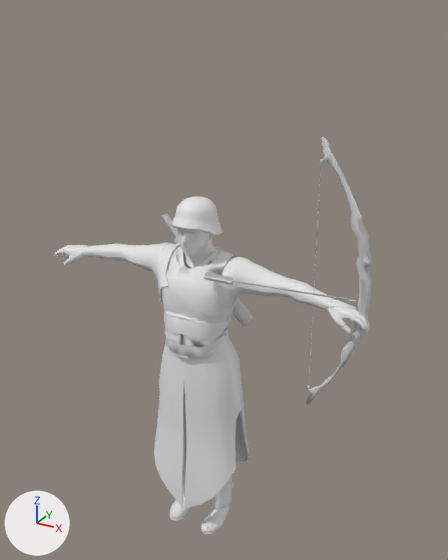
The FBX model blender/model_mercenary/model_mercenary_lessfaces.fbx: old version first, new version second.
Before and after are seen from a camera (50 mm lens) standing at (15.9, -26.5, 29.8) and looking at (0.7, 1.0, 16.0). Lighting does not change. The marker at lower left points along +X, +Y and +Z. Where no turn or scale is listed for an object, it has been applied to the vertices. Vertices at the same position are counted once.

In view in the first picture: 'Bow', 'Torso', 'arms', 'face', 'feets', 'hands', 'hat', 'legs'.
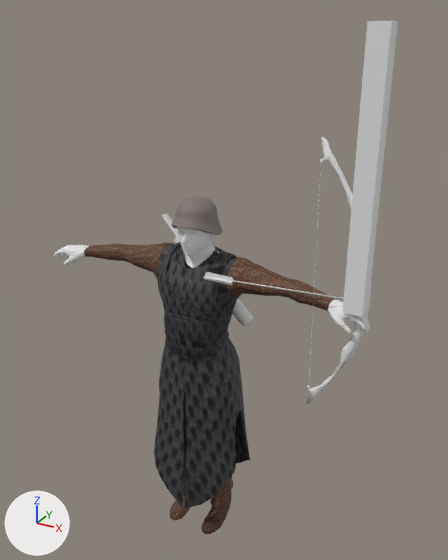
The newer file is also rescaled (x0.0833), turned or shifted as a whole; pictures and numbers use the older file's frame.

The edits, one by one:
Picture 'hat_metal.jpg' (img_hat_metal_jpg) is new.
Picture 'leather_brown.jpg' (img_leather_brown_jpg) is new.
Picture 'armor_black_1.jpg' (img_armor_black_1_jpg) is new.
Material 'material_hat' (mat_material_hat) is new.
Its texture is img_hat_metal_jpg.
Its roughness is 0.69.
Material 'Material' (mat_material) is new.
Its texture is img_leather_brown_jpg.
Its roughness is 0.69.
Material 'Cloth' (mat_cloth) is new.
Its texture is img_armor_black_1_jpg.
Its roughness is 0.69.
Material 'Smoke Domain Material.001' (mat_smoke_domain_material_001) is new.
Its base color is (0.8, 0.8, 0.8) (white #e7e7e7).
Its roughness is 0.553.
me_mesh is used by ob_torso; location (-0.16, -0.13, 0.24).
me_mesh had 1026 vertices, 1215 faces and spanned x -2.34..2.34, y -1.93..1.43, z 11.99..17.88.
me_mesh now has 928 vertices, 1093 faces and spans x -2.34..2.34, y -1.93..1.43, z 11.99..17.88.
Part 1, on me_mesh:
68 vertices are removed from x -2.08..-0.9, y -1.76..1.3, z 14.29..16.41.
99 faces are deleted.
me_mesh part 2: 1093 faces spanning x -2.34..2.34, y -1.93..1.43, z 11.99..17.88 switch from no material to mat_cloth (picture img_armor_black_1_jpg).
me_object_1 has 598 vertices, 1092 faces and spans x -1.36..1.26, y -4.16..-1.32, z 17.43..19.37.
me_object_1 now uses material mat_material_hat (picture img_hat_metal_jpg).
me_torso_008 has 301 vertices, 535 faces and spans x -7.6..7.6, y -0.9..1.2, z 15.5..17.6.
me_torso_008 now uses material mat_material (picture img_leather_brown_jpg).
me_torso_011 has 687 vertices, 1123 faces and spans x -2.81..2.81, y -2.27..2.0, z 1.56..12.75.
me_torso_011 now uses material mat_cloth (picture img_armor_black_1_jpg).
me_torso_006 has 716 vertices, 1012 faces and spans x -1.98..1.97, y -1.73..1.4, z 0.0..4.94.
me_torso_006 now uses material mat_material (picture img_leather_brown_jpg).
Mesh me_mesh_001_1 is new.
It is a box spanning x -0.47..0.47, y -0.47..0.47, z -6.21..6.21.
It uses material mat_smoke_domain_material_001 (white #e7e7e7).
Object 'Smoke Domain' (ob_smoke_domain) is new; it shows me_mesh_001_1.
Its location is (8.74, -0.89, 23.07).

Where the change shows, as pixel boxes [x1, y1, x2, y2] in the pictures (448 x 560 px):
'legs', recoloured (grey to black)
    both: [154, 337, 250, 508]
'Smoke Domain', added
    after: [343, 21, 398, 317]
'arms', recoloured (white to brown)
    both: [84, 242, 335, 311]
'hat', recoloured (white to grey)
    both: [172, 196, 222, 235]
'feets', recoloured (grey to brown)
    both: [170, 451, 236, 534]
part 1 of me_mesh, deleted
    before: [158, 274, 170, 303]
part 2 of me_mesh, recoloured (grey to black)
    both: [157, 242, 240, 360]
